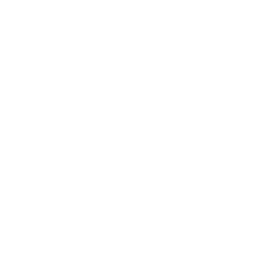
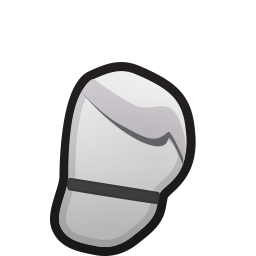
Revision of a layered 256px x 256px image; what changed, layer by layer:
showed group "East" (4 layers) over [50,62,196,256]
"brush": opacity 100% → 16%, painted on it over [50,62,196,256]
"grad copy 2": opacity 100% → 25%, painted on it, masked it over [50,62,196,256]
added layer "Janitor_Coveralls_Hulk_east" in group "Base" over [50,62,196,256]
hid group "North" (7 layers) over [50,62,196,256]
